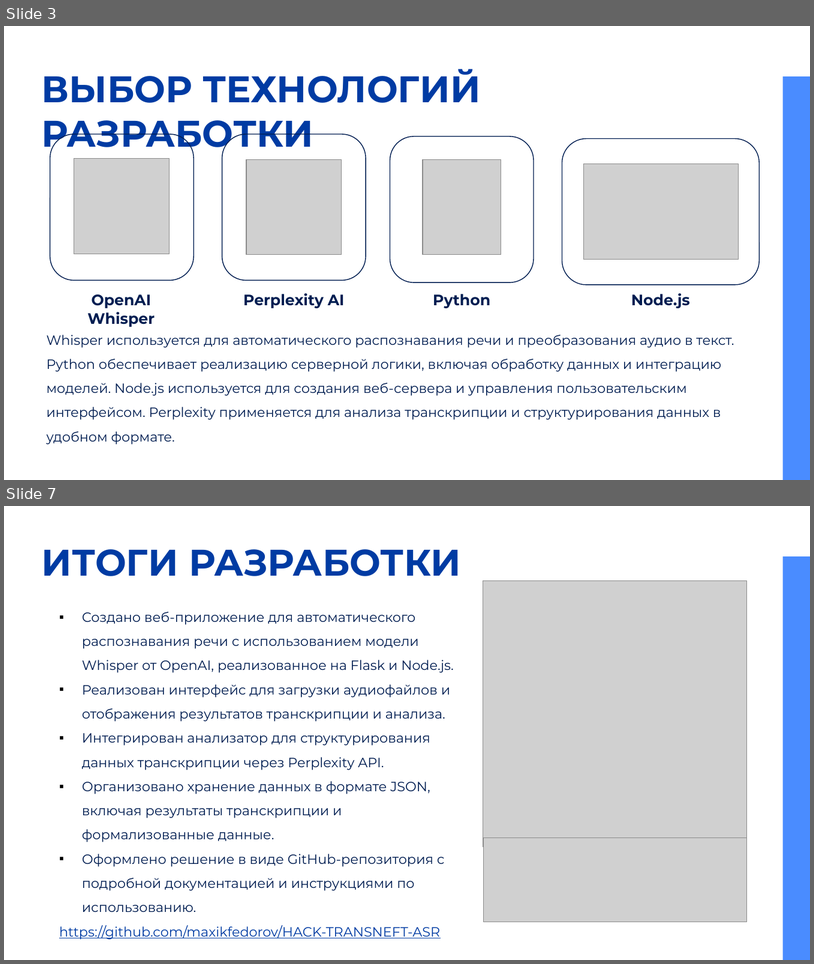
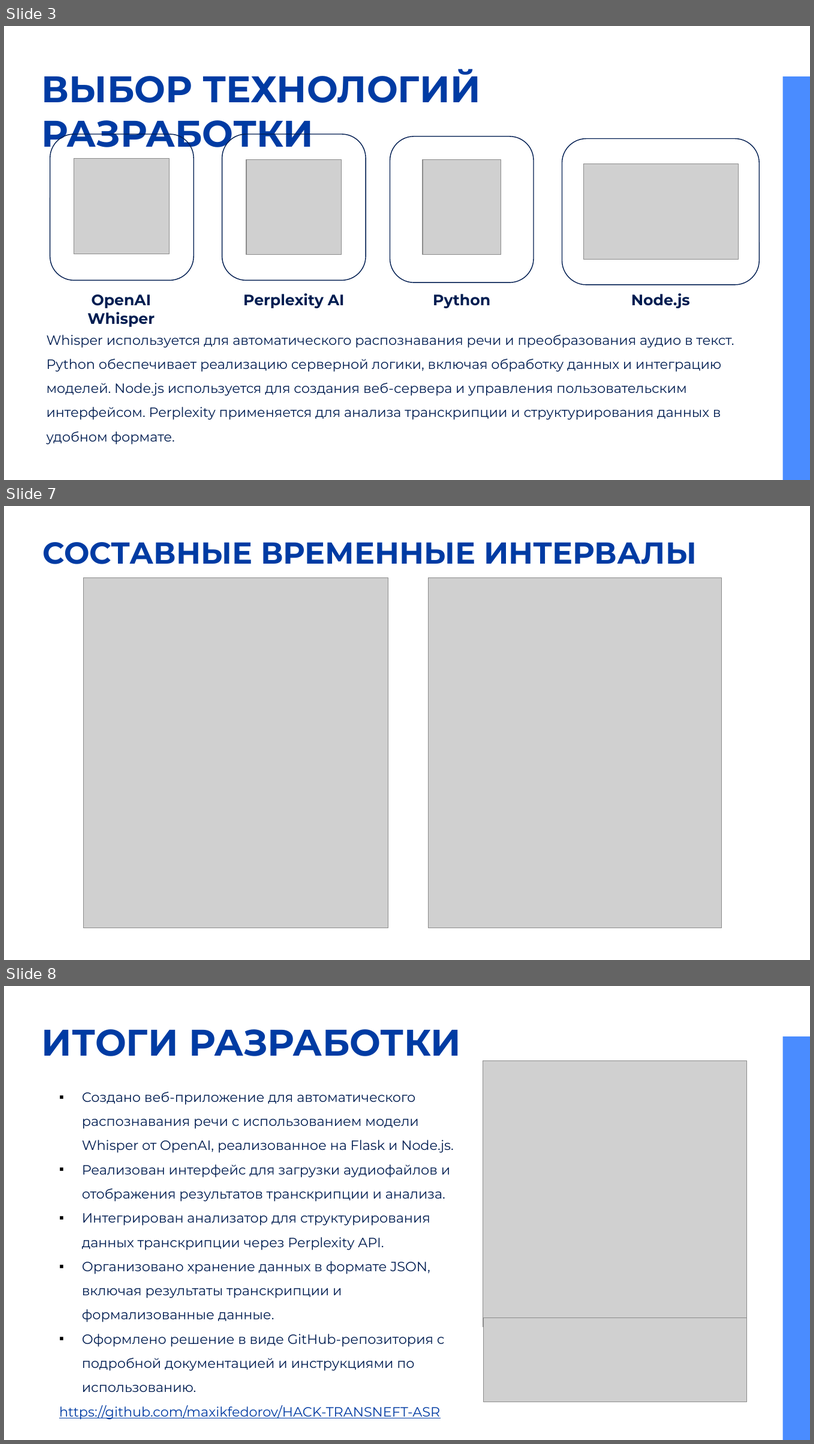
Before and after one commit to maxikfedorov/HACK-TRANSNEFT-ASR, a slide deck: ТрансНефть.pptx. Shown one above the other, each under a label of ours: slides 3 and 7 before the commit, slides 3, 7 and 8 after it; the slides between them are not shown. The pictures are 814x964 and 814x1444 pixels, drawn with LibreOffice and Linux fonts; fonts in the diff are those of the drawing; grey boxes stand for pictures. Boxes give left, top, right and bottom in pixels: in the first picture for what was removed or moved away, otherwise in the second. Text is boxed around its words. In the diff, an @@ line names an element or a change of style, - is before the commit and + after.

```diff
--- a/ТрансНефть.pptx
+++ b/ТрансНефть.pptx
@@ slide 7 added at [4, 506, 810, 960], background #FFFFFF @@
@@ title added at [42, 542, 697, 564], 36 pt, text #003BA3, bold @@
+СОСТАВНЫЕ ВРЕМЕННЫЕ ИНТЕРВАЛЫ
@@ picture added at [83, 578, 388, 928] @@
@@ picture added at [428, 578, 722, 928] @@
@@ what was slide 7 is now slide 8 @@
```
Also in this commit, not shown: 3 slides changed, 1 other slide added, 1 slide removed, 9 other files.
